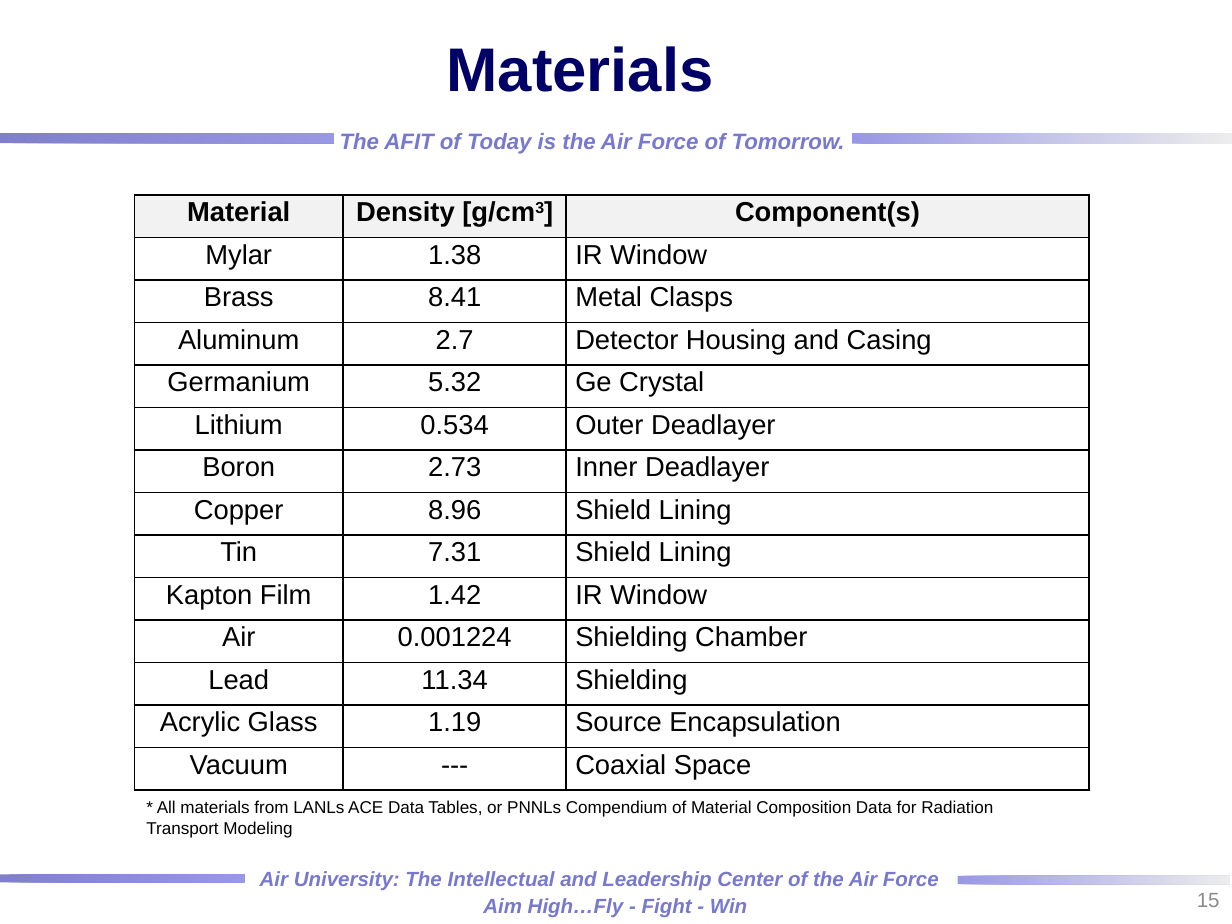
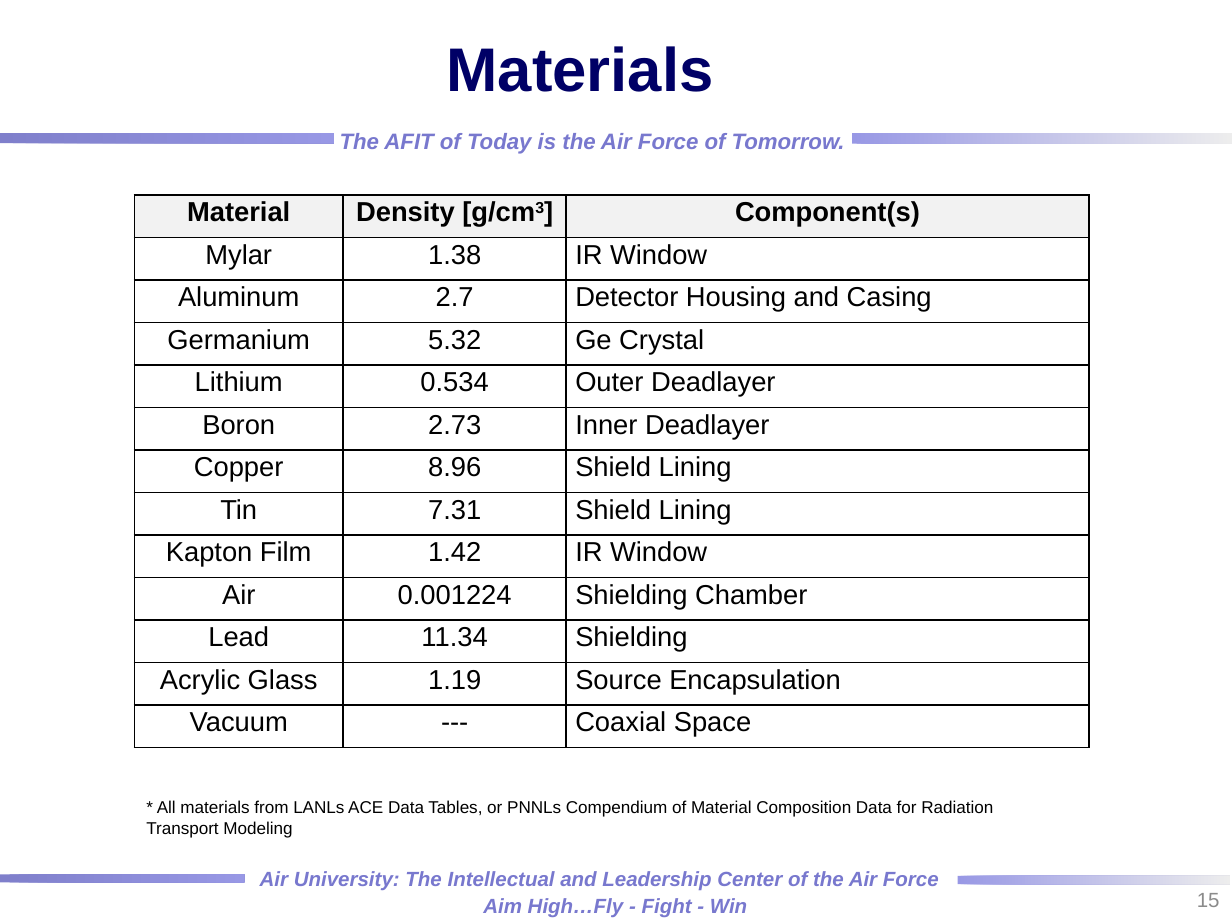
Before and after one commit to rtorzilli/GeDetector-Project, a slide deck: slide 15 of Report/HPGe_Automation Optimization_MCNP_Model.pptx. Drawn at 1232x924 pixels with LibreOffice and Linux fonts; fonts in the diff are those of the drawing; background and template pictures are left out. Boxes give left, top, right and bottom in pixels: in the first picture for what was removed or moved away, otherwise in the second. Text is boxed around its words. In the diff, an @@ line names an element or a change of style, - is before the commit and + after.

```diff
--- a/Report/HPGe_Automation Optimization_MCNP_Model.pptx
+++ b/Report/HPGe_Automation Optimization_MCNP_Model.pptx
@@ table at [134,195,1089,748] @@
-row 3: Brass | 8.41 | Metal Clasps
```
Also in this commit, not shown: 15 other slides changed, 1 slide added, 1 slide removed.
